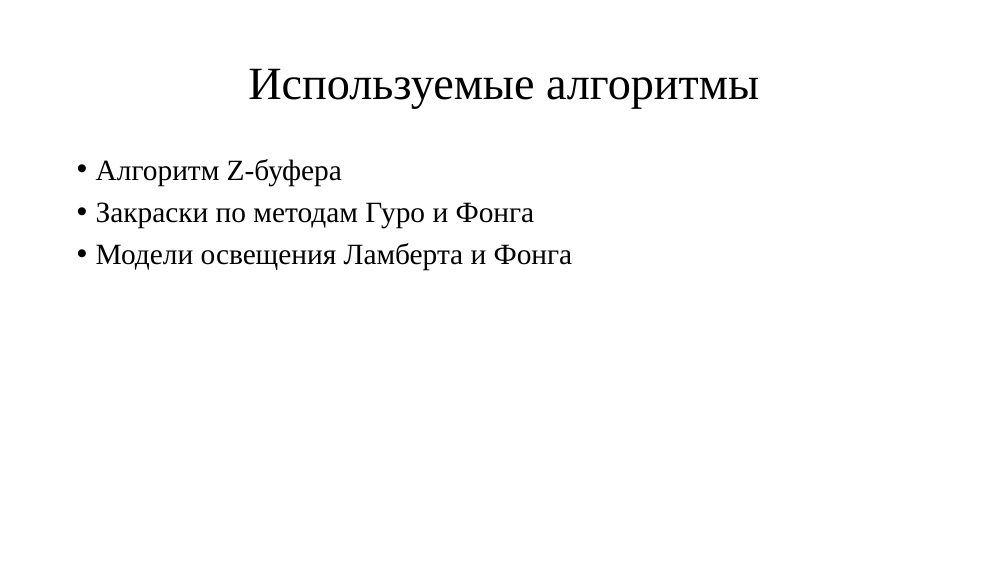
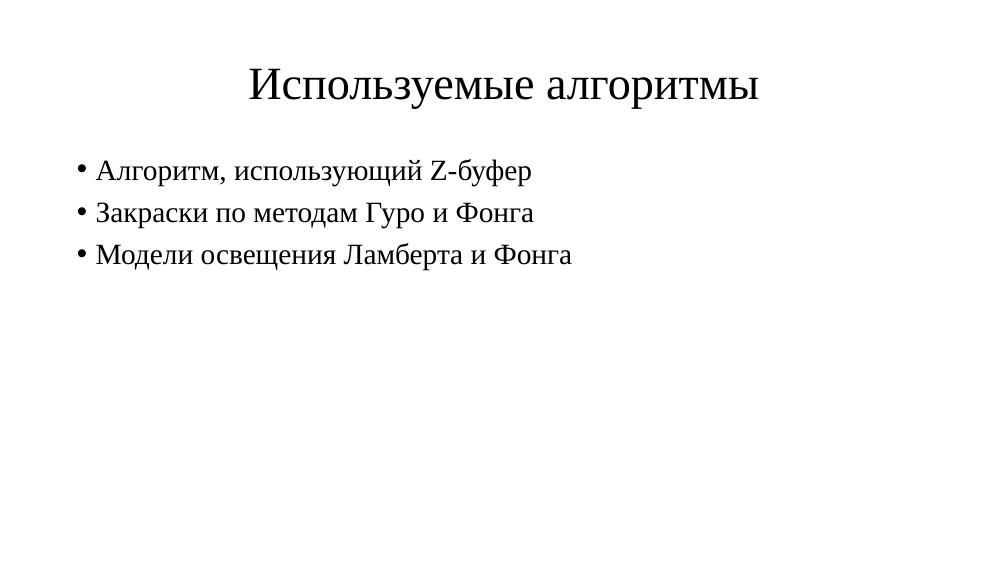
Before and after one commit to EmirShimshir/BMSTU_sem5_CG_CUR, a slide deck: slide 3 of doc/pres.pptx. Drawn at 1008x567 pixels with LibreOffice and Linux fonts; fonts in the diff are those of the drawing. Boxes give left, top, right and bottom in pixels: in the first picture for what was removed or moved away, otherwise in the second. Text is boxed around its words. In the diff, an @@ line names an element or a change of style, - is before the commit and + after.

```diff
--- a/doc/pres.pptx
+++ b/doc/pres.pptx
@@ text at (x1=96, y1=159, x2=532, y2=186): text changed @@
-• Алгоритм Z-буфера
+• Алгоритм, использующий Z-буфер
```
Also in this commit, not shown: 4 other slides changed, 4 slides added, 6 other files.
